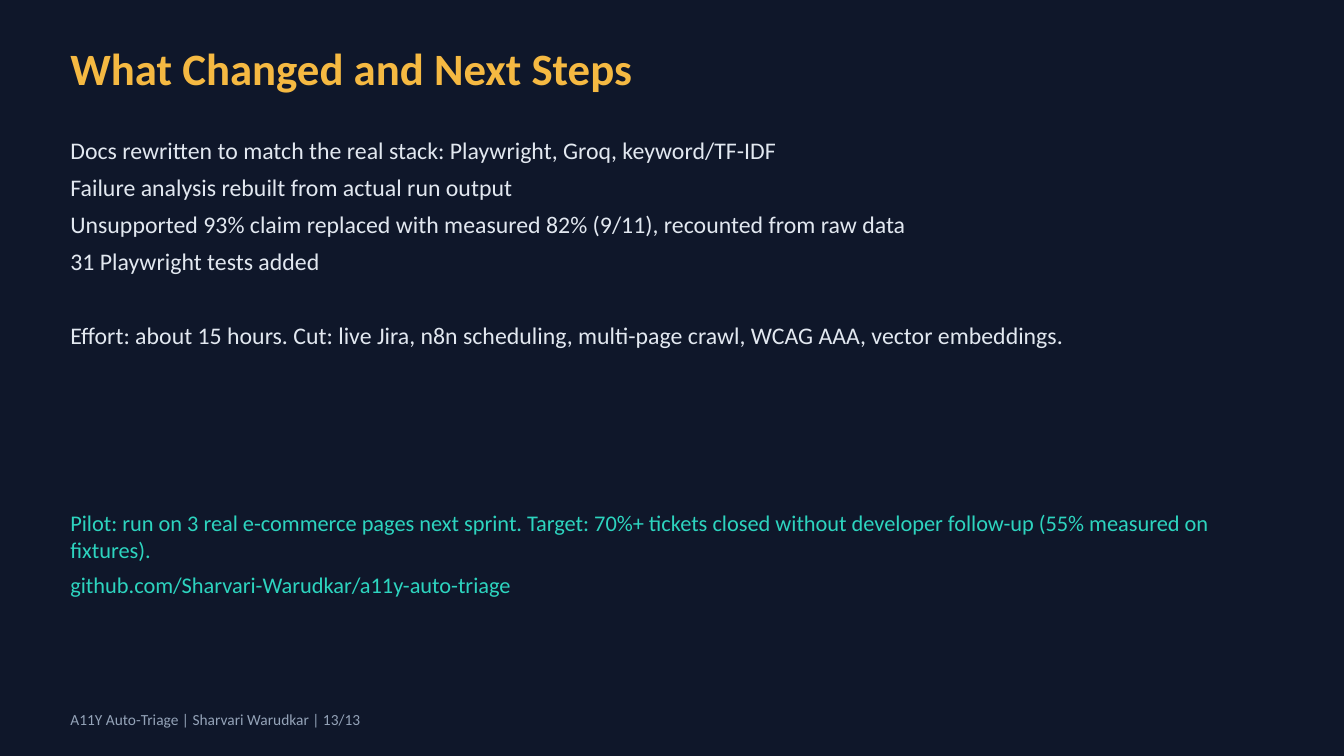
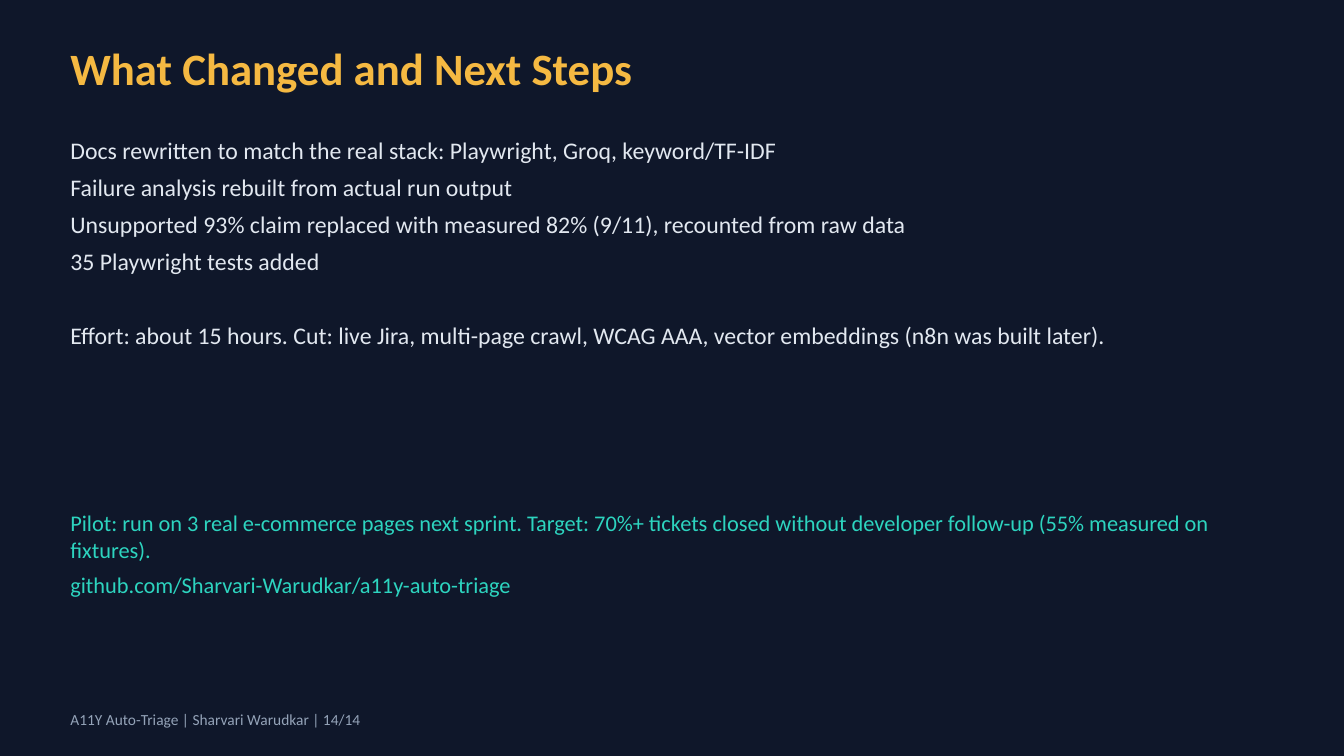
Before and after one commit to Sharvari-Warudkar/a11y-auto-triage, a slide deck: slide 14 of evidence/L1-a11y-auto-traige-presentation.pptx (slide 13 before the commit). Drawn at 1344x756 pixels with LibreOffice and Linux fonts; fonts in the diff are those of the drawing. Boxes give left, top, right and bottom in pixels: in the first picture for what was removed or moved away, otherwise in the second. Text is boxed around its words. In the diff, an @@ line names an element or a change of style, - is before the commit and + after.

```diff
--- a/evidence/L1-a11y-auto-traige-presentation.pptx
+++ b/evidence/L1-a11y-auto-traige-presentation.pptx
@@ text at [70,253,1105,348]: text changed @@
-31 Playwright tests added
-Effort: about 15 hours. Cut: live Jira, n8n scheduling, multi-page crawl, WCAG AAA, vector embeddings.
+35 Playwright tests added
+Effort: about 15 hours. Cut: live Jira, multi-page crawl, WCAG AAA, vector embeddings (n8n was built later).
@@ text at [70,714,360,728]: text changed @@
-A11Y Auto-Triage | Sharvari Warudkar | 13/13
+A11Y Auto-Triage | Sharvari Warudkar | 14/14
```
Also in this commit, not shown: 11 other slides changed, 1 slide added, 22 other files.
